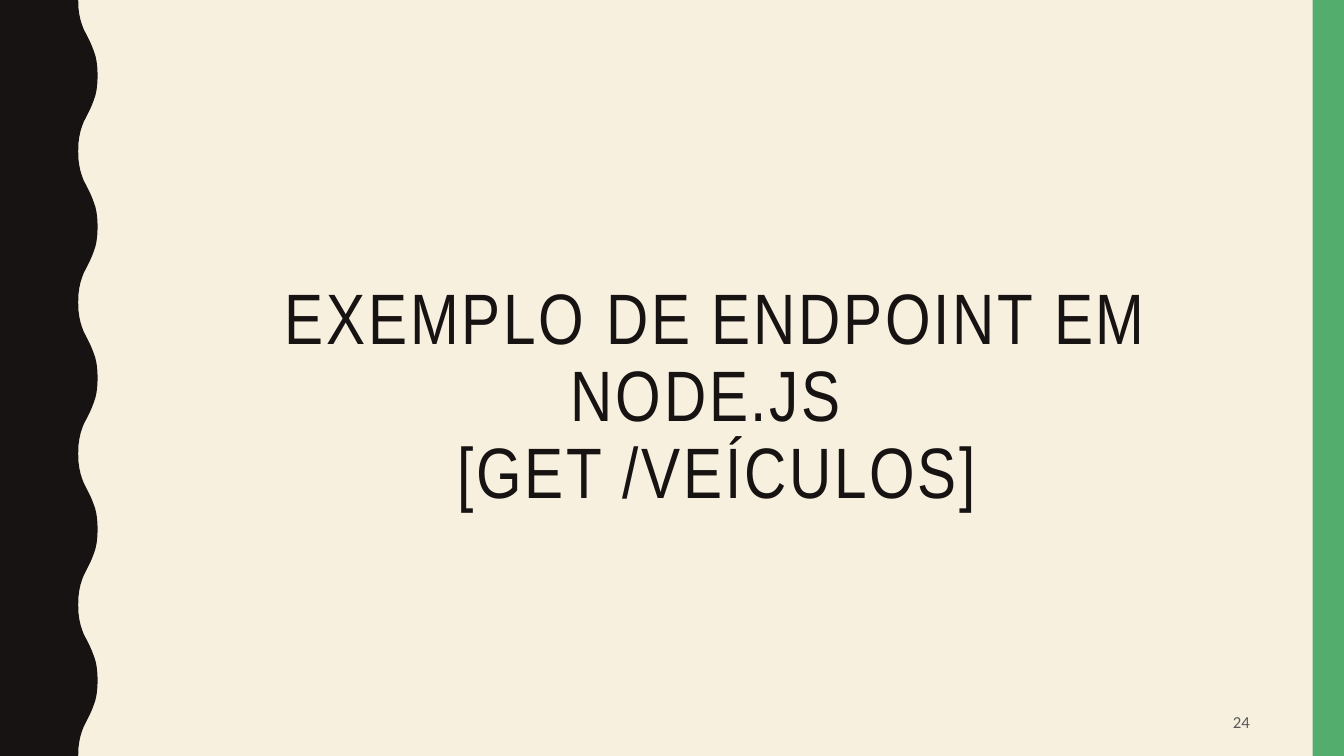
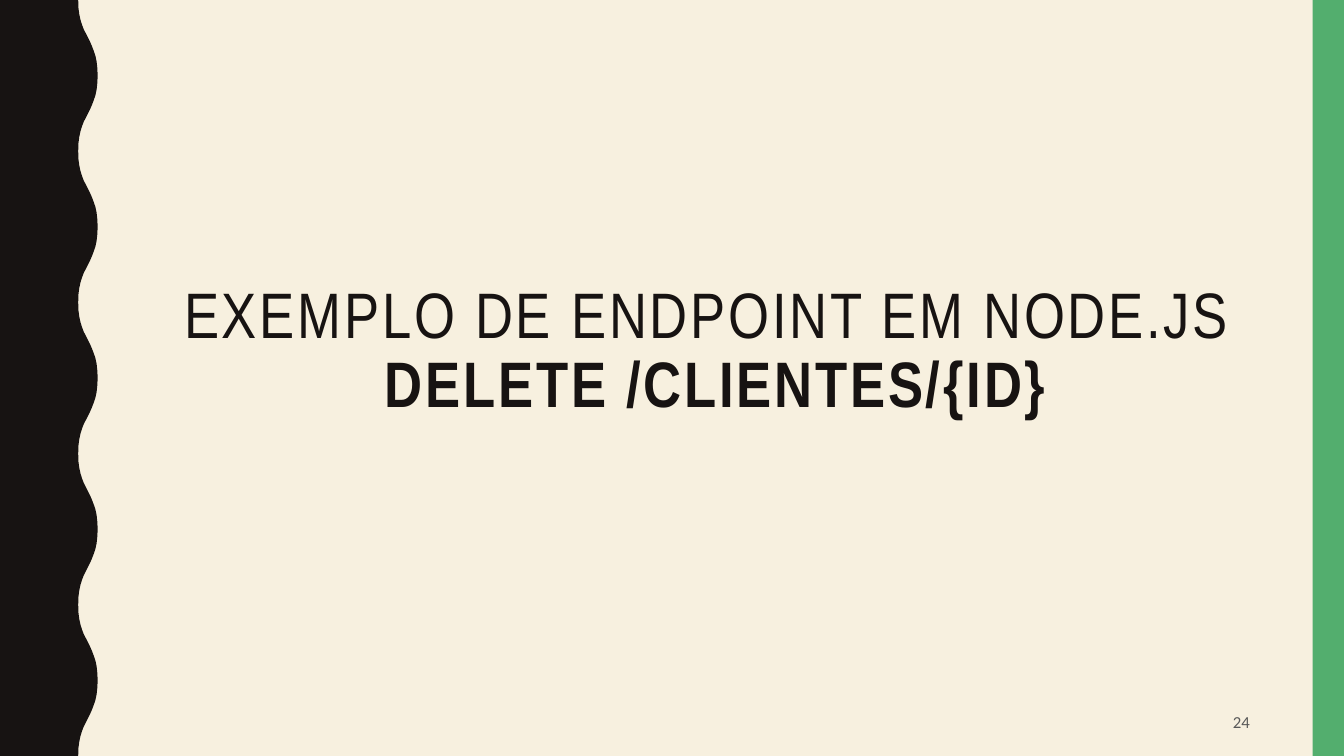
Before and after one commit to inf25dw1g31/M2, a slide deck: slide 24 of presentation/Car4Me.pptx. Drawn at 1344x756 pixels with LibreOffice and Linux fonts; fonts in the diff are those of the drawing. Boxes give left, top, right and bottom in pixels: in the first picture for what was removed or moved away, otherwise in the second. Text is boxed around its words. In the diff, an @@ line names an element or a change of style, - is before the commit and + after.

```diff
--- a/presentation/Car4Me.pptx
+++ b/presentation/Car4Me.pptx
@@ title at (184, 293, 1228, 419): text changed; size 51 to 45.9 pt @@
-EXEMPLO DE ENDPOINT EM NODE.JS
-[GET /VEÍCULOS]
+EXEMPLO DE ENDPOINT EM NODE.JS
+DELETE /CLIENTES/{ID}
```
Also in this commit, not shown: 4 other slides changed, 4 slides added, 2 slides removed.
